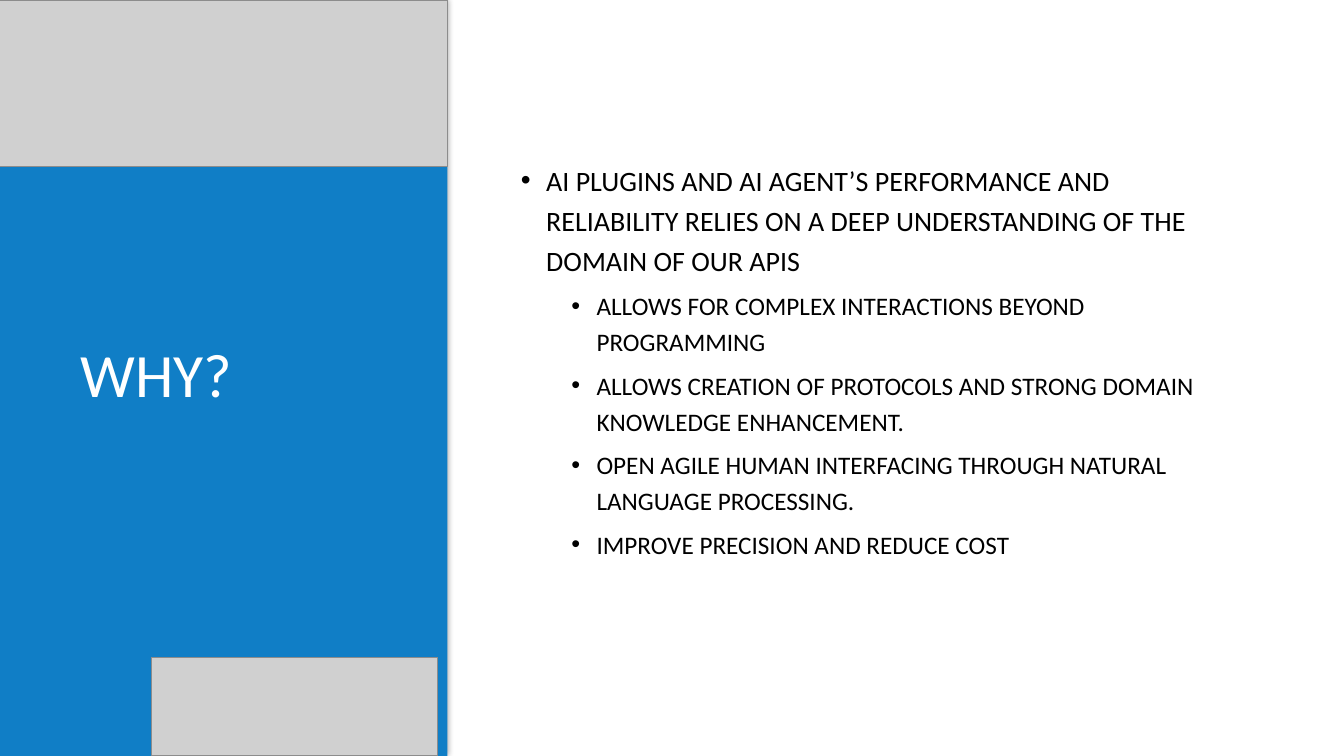
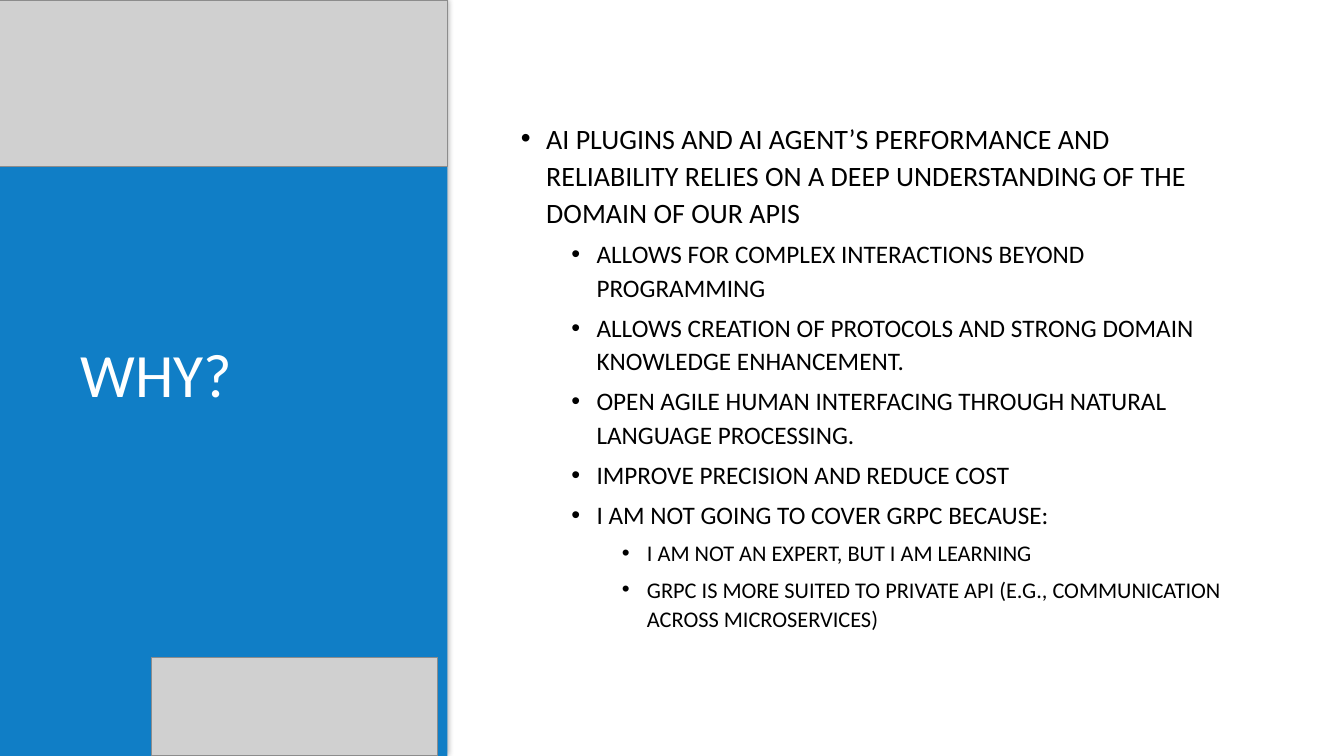
Before and after one commit to pierre01/AIKernelMCPClient, a slide deck: slide 2 of AI Friendly APIs.pptx. Drawn at 1344x756 pixels with LibreOffice and Linux fonts; fonts in the diff are those of the drawing; grey boxes stand for pictures; background and template pictures are left out. Boxes give left, top, right and bottom in pixels: in the first picture for what was removed or moved away, otherwise in the second. Text is boxed around its words. In the diff, an @@ line names an element or a change of style, - is before the commit and + after.

```diff
--- a/AI Friendly APIs.pptx
+++ b/AI Friendly APIs.pptx
@@ text at (546, 129, 1194, 484): line spacing 1.2 to 1.1 @@
@@ text at (597, 507, 1221, 630): paragraphs added @@
+  • I AM NOT GOING TO COVER GRPC BECAUSE:
+    • I AM NOT AN EXPERT, BUT I AM LEARNING
+    • GRPC IS MORE SUITED TO PRIVATE API (E.G., COMMUNICATION ACROSS MICROSERVICES)
```
Also in this commit, not shown: 1 other slide changed, 9 other files.
